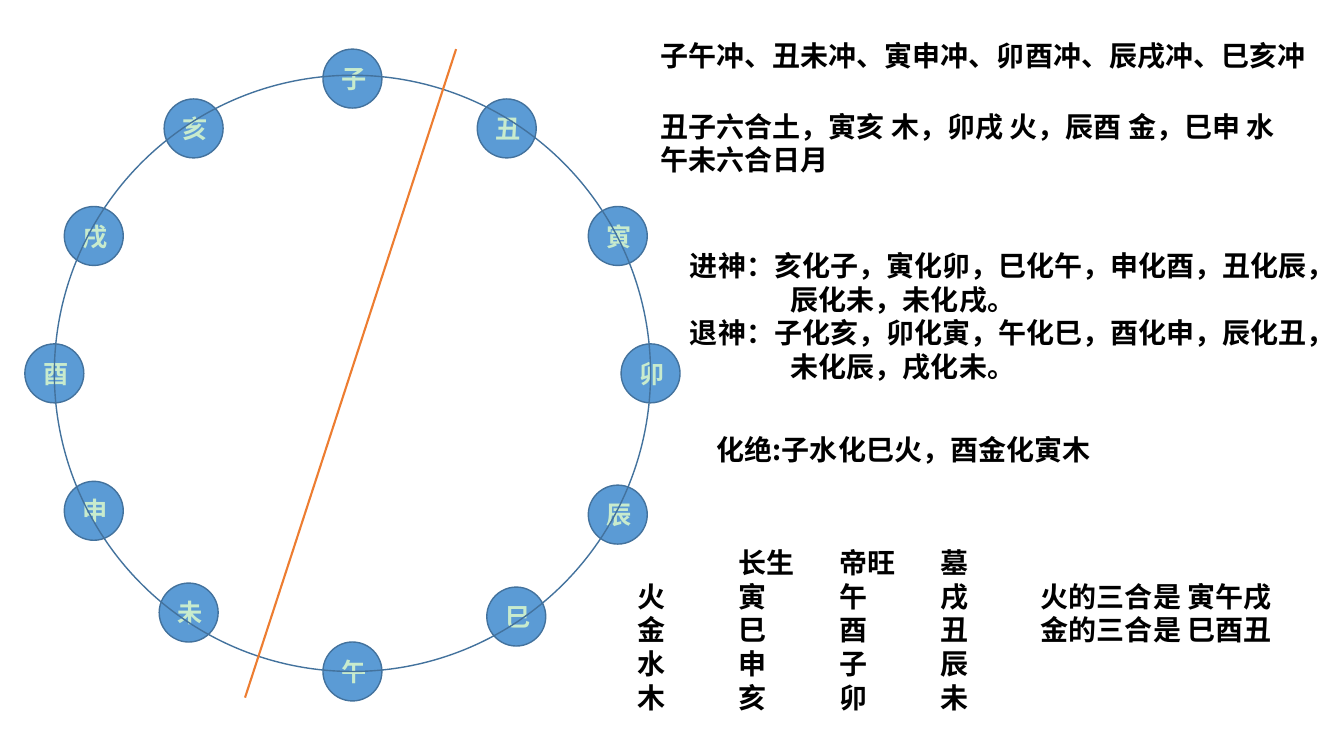
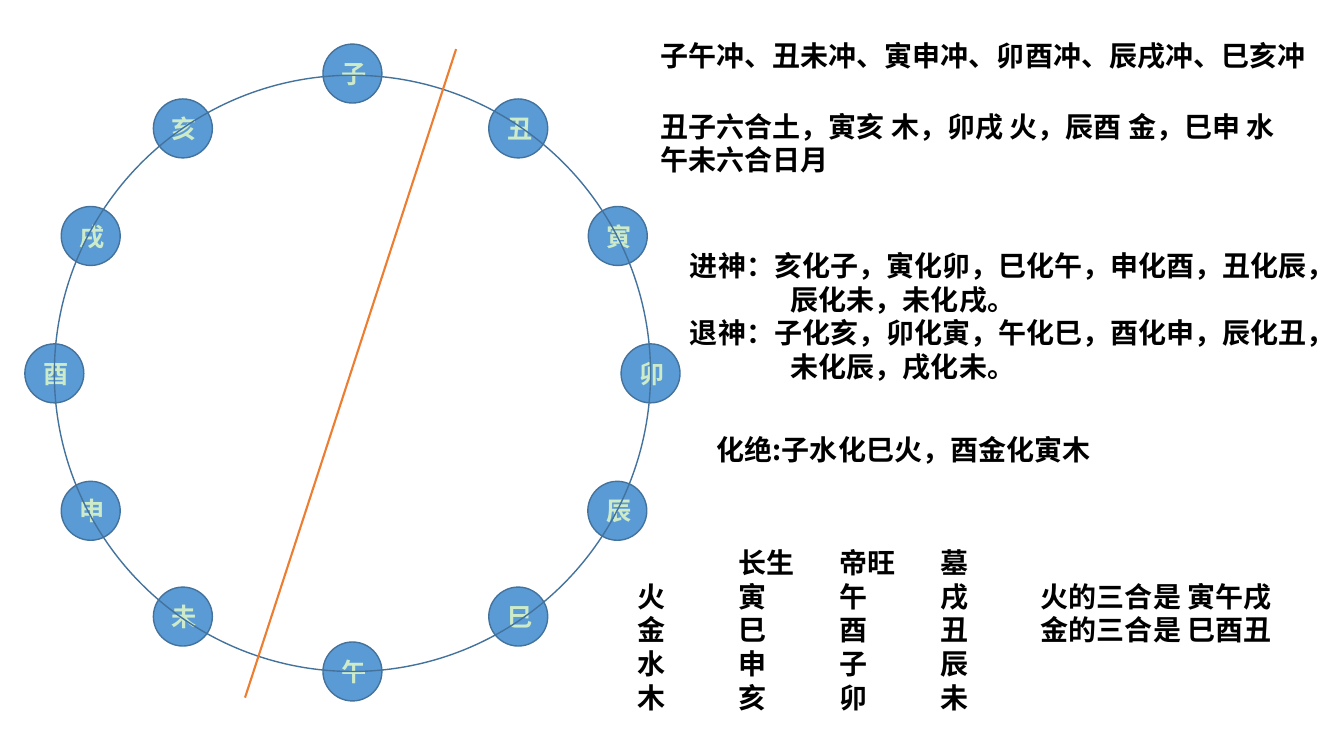
Before and after one commit to JasonBourne33/cNote, a slide deck: slide 1 of prophecy/学魔法.pptx. Drawn at 1344x756 pixels with LibreOffice and Linux fonts; fonts in the diff are those of the drawing. Boxes give left, top, right and bottom in pixels: in the first picture for what was removed or moved away, otherwise in the second. Text is boxed around its words. In the diff, an @@ line names an element or a change of style, - is before the commit and + after.

```diff
--- a/prophecy/学魔法.pptx
+++ b/prophecy/学魔法.pptx
@@ background #C8EBCD to #CDEBC8 @@
@@ ellipse "子": place and size @@
-ellipse "子" at (323,49,381,108)
+ellipse "子" at (323,44,381,103)
@@ ellipse "亥": place and size @@
-ellipse "亥" at (164,99,223,157)
+ellipse "亥" at (153,99,212,157)
@@ ellipse "丑": place and size @@
-ellipse "丑" at (478,99,536,157)
+ellipse "丑" at (489,99,547,157)
@@ text colour #C8EBCD to #CDEBC8 in 8 elements at (489,587,547,645), (62,482,120,540), (62,207,120,265), (588,482,646,540), (323,44,381,103), (489,99,547,157), (153,99,212,157), (153,587,212,645) @@
@@ ellipse "未": place and size @@
-ellipse "未" at (159,583,218,641)
+ellipse "未" at (153,587,212,645)
```
Also in this commit, not shown: 20 other slides changed, 4 other files.
